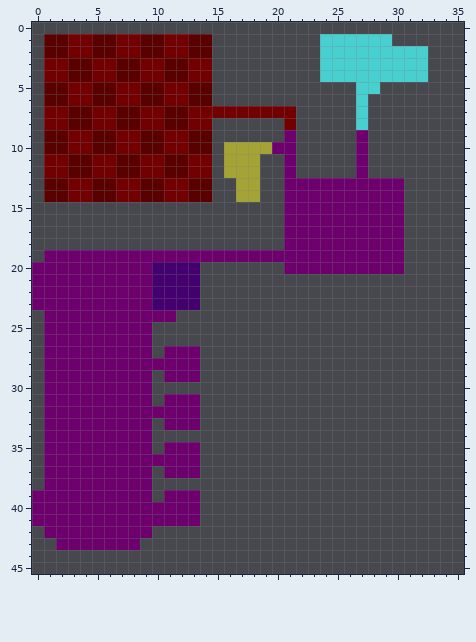
Pixel-art sprite -- assets/map/floor.png. That is the earlier state.
The file is 64x64 pixels. Shown: x 0..35, y 0..45.
And afterwards:
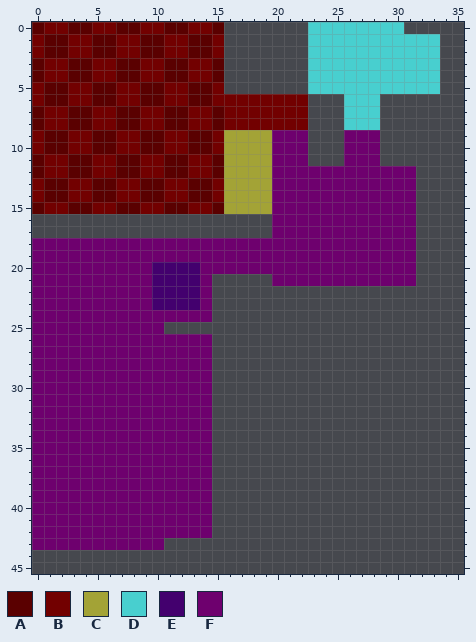
Palette (. is transparent): A #5a0000  B #720000  C #a3a336  D #48cfcf  E #43006e  F #6e006e
Diff:
Changed rows in their new state; - is an unchanged pixel.
first column x 0:
 0 ABBAABBAABBAABBA-------DDDDDDDD---
 1 B--------------B-------D------DDDD
 2 B--------------B-------D---------D
 3 A--------------A-------D---------D
 4 A--------------A-------D---------D
 5 B--------------B-------DDDD--DDDDD
 6 B--------------BBBBBBBB---D-D-----
 7 A--------------A------B---D-D-----
 8 A--------------ABBBBB-B---D-D-----
 9 B--------------BCCCCF-F---F-F-----
10 B--------------B------F---F-F-----
11 A--------------A---CF-F---F-F-----
12 A--------------A---CF-FFFFF-FFFF--
13 B--------------BC--CF----------F--
14 B--------------BC--CF----------F--
15 ABBAABBAABBAABBACCCCF----------F--
16 --------------------F----------F--
17 --------------------F----------F--
18 FFFFFFFFFFFFFFFFFFFFF----------F--
19 F------------------------------F--
20 --------------FFFFFFF----------F--
21 --------------F-----FFFFFFFFFFFF--
22 --------------F-------------------
23 --------------F-------------------
24 F-----------FFF-------------------
25 F---------F-----------------------
26 F---------FFFFF-------------------
27 F---------F---F-------------------
28 F-------------F-------------------
29 F---------F---F-------------------
30 F---------FFFFF-------------------
31 F---------F---F-------------------
32 F-------------F-------------------
33 F---------F---F-------------------
34 F---------FFFFF-------------------
35 F---------F---F-------------------
36 F-------------F-------------------
37 F---------F---F-------------------
38 F---------FFFFF-------------------
39 ----------F---F-------------------
40 --------------F-------------------
41 --------------F-------------------
42 F---------FFFFF-------------------
43 FF-------FF-----------------------
Pixel boxes of the changes (left, top, right, bottom) in both pictures:
changed: (32, 22, 440, 550)
